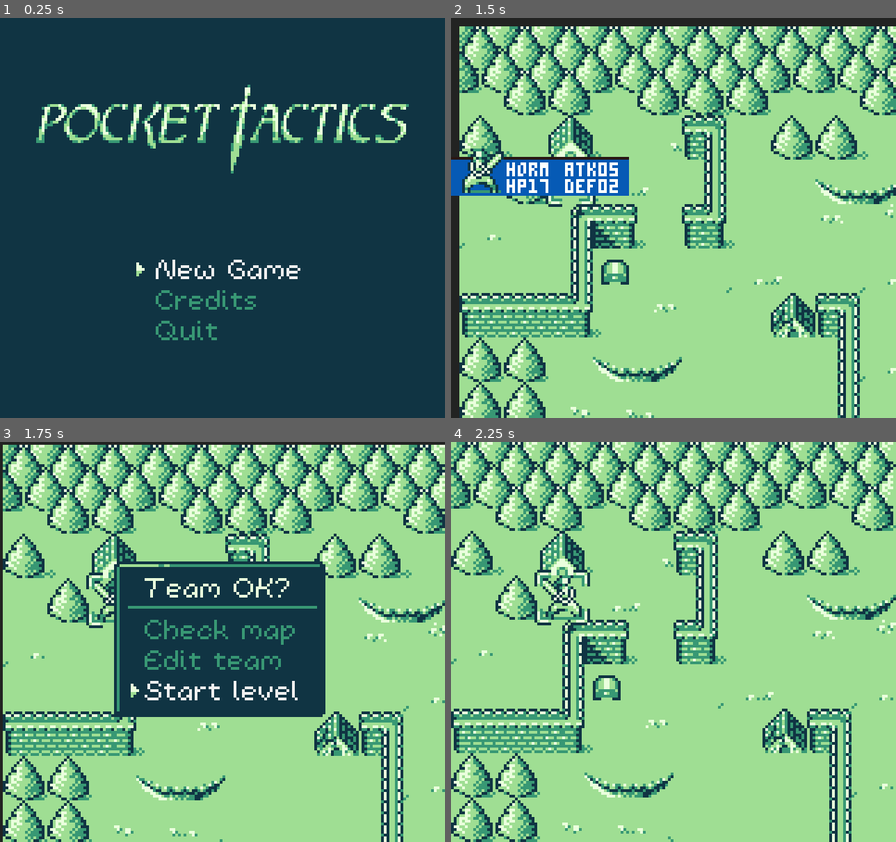
Above: before the commit, frames 1-4 (two rows, left to right).
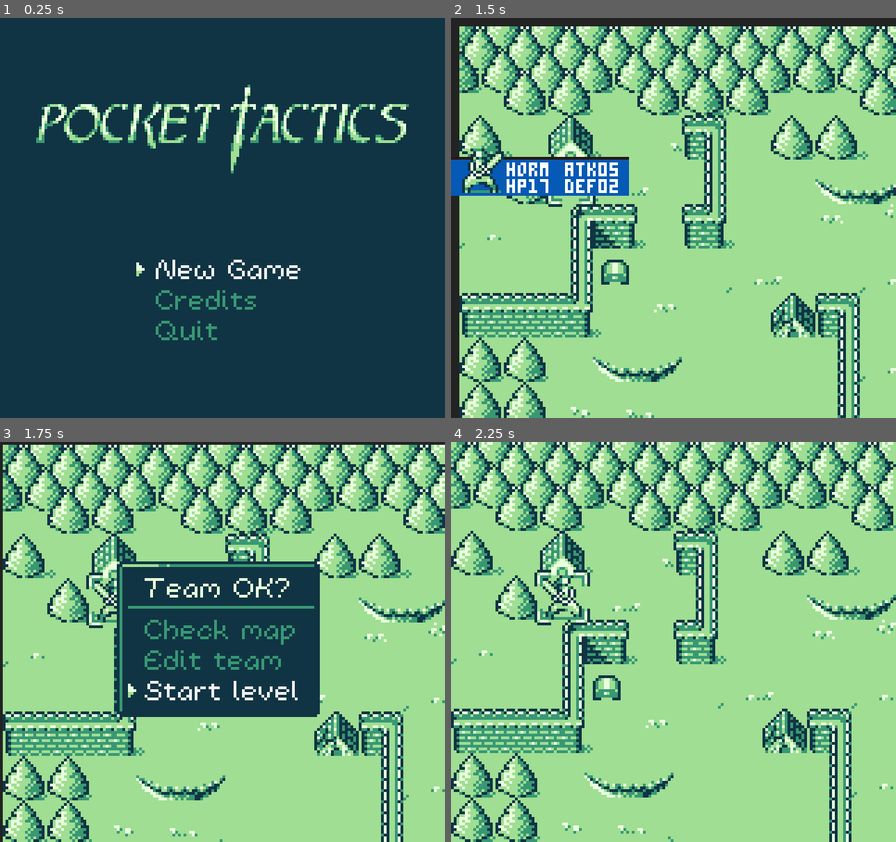
Above: after the commit, the same moments.

Repository: kevinlights/titan_tactics
Game: Godot game, scene res://scenes/landing.tscn
Same seed, same stepped clock (60 frames per second), same inputs: the game is played once before the commit and once after it.
Inputs (mouse positions are in pixels of both pictures, inside the frame that each line leads up to):
- Up to frame 1 (0.25 s): no input
- Up to frame 2 (1.5 s): click "New Game" at 0.5 s; tap Enter (ui_accept) at 1.25 s; move the mouse to (771, 198) at 1.27 s; hold Right (ui_right) from 1.28 s (still down)
- Up to frame 3 (1.75 s): keep holding Right (ui_right); tap Enter (ui_accept) at 1.52 s
- Up to frame 4 (2.25 s): release Right (ui_right) at 2 s; click "Start level" at 2 s

Frames 1-2 are identical in both runs. In frame 3, 1.1% of the frame differs, in the area x 25-74%, y 29-69%; in frame 4, nothing differs.

Commit message:
more alignment fixes

Diff:
--- a/scenes/gui/teamconfirm.tscn
+++ b/scenes/gui/teamconfirm.tscn
@@ -48,9 +48,9 @@
 }
 
 [node name="background" type="NinePatchRect" parent="panel"]
-margin_left = 1.0
+margin_left = 2.0
 margin_top = -1.0
-margin_right = 77.0
+margin_right = 75.0
 margin_bottom = 55.0
 texture = ExtResource( 3 )
 patch_margin_left = 5
@@ -76,7 +76,7 @@
 [node name="HSeparator" type="HSeparator" parent="panel"]
 margin_left = 3.0
 margin_top = 14.0
-margin_right = 77.0
+margin_right = 76.0
 margin_bottom = 18.0
 __meta__ = {
 "_edit_use_anchors_": false
@@ -101,7 +101,6 @@
 visible = false
 position = Vector2( 1, 1 )
 frames = SubResource( 4 )
-frame = 1
 playing = true
 centered = false
 offset = Vector2( 0, 2 )
@@ -128,6 +127,7 @@
 visible = false
 position = Vector2( 1, 1 )
 frames = SubResource( 4 )
+frame = 1
 playing = true
 centered = false
 offset = Vector2( 0, 2 )
@@ -152,7 +152,6 @@
 visible = false
 position = Vector2( 1, 1 )
 frames = SubResource( 4 )
-frame = 1
 playing = true
 centered = false
 offset = Vector2( 0, 2 )
